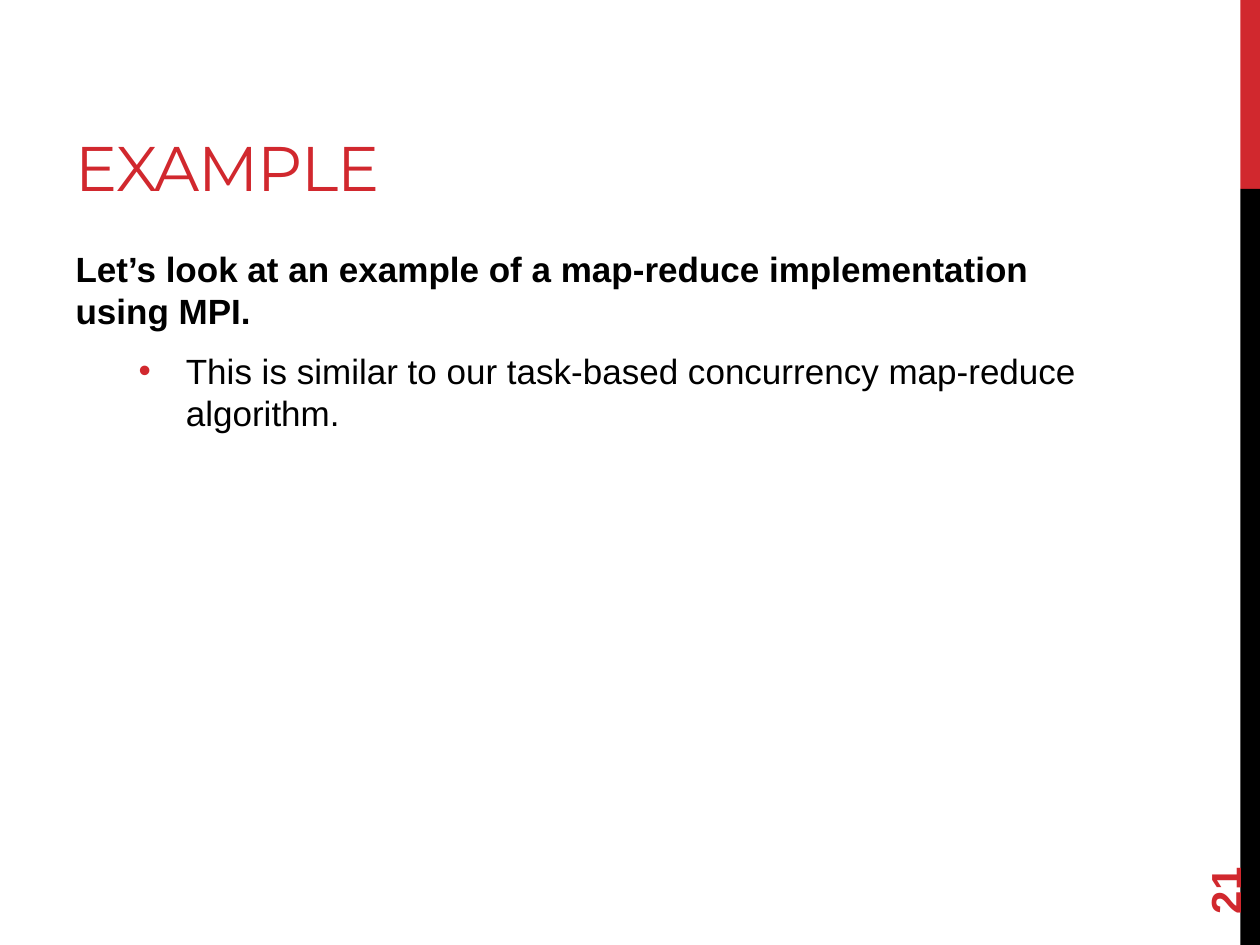
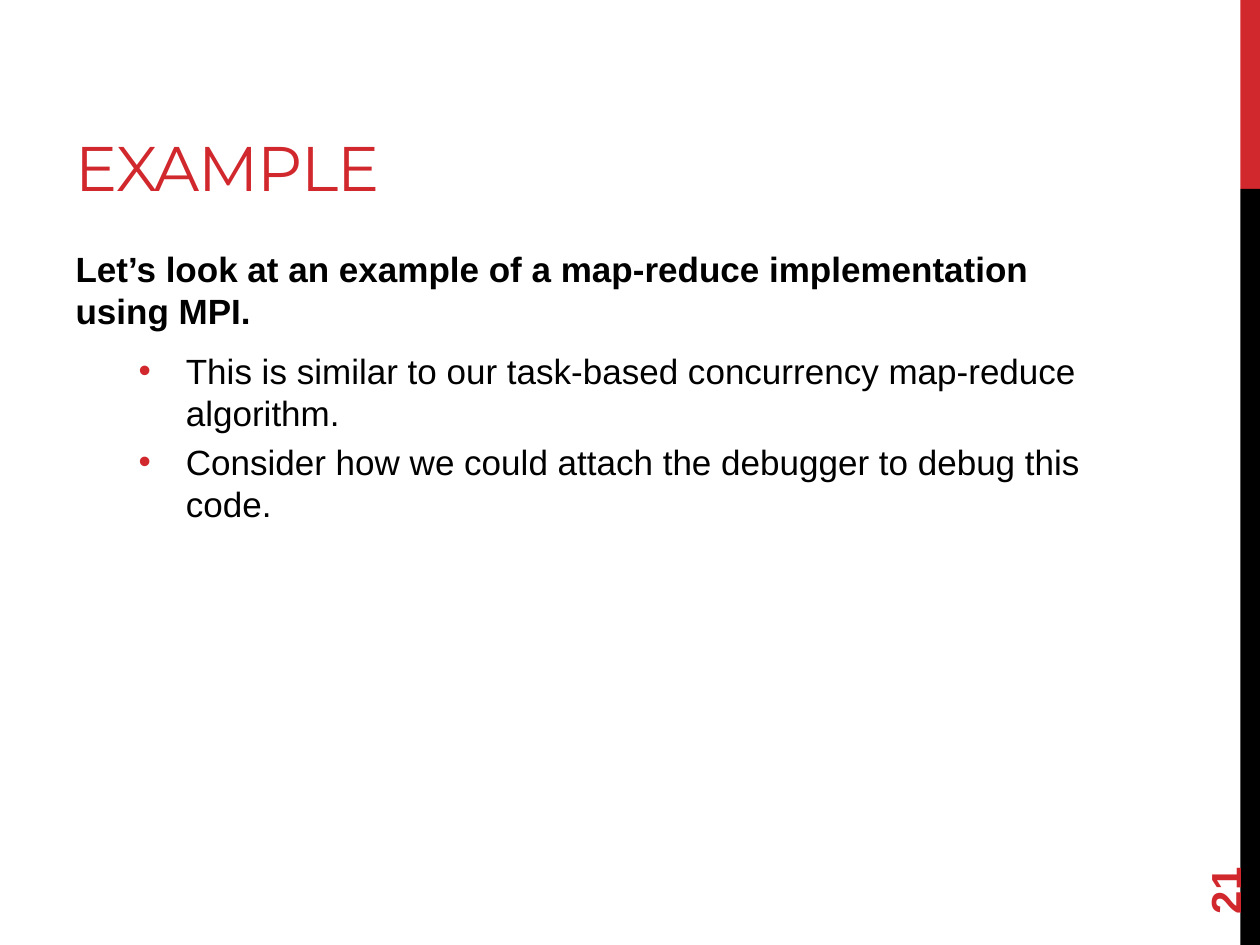
Before and after one commit to joshpeterson/DevelopingConcurrentSoftware, a slide deck: slide 21 of Lectures/Introduction to MPI/Introduction to MPI.pptx. Drawn at 1260x945 pixels with LibreOffice and Linux fonts; fonts in the diff are those of the drawing. Boxes give left, top, right and bottom in pixels: in the first picture for what was removed or moved away, otherwise in the second. Text is boxed around its words. In the diff, an @@ line names an element or a change of style, - is before the commit and + after.

```diff
--- a/Lectures/Introduction to MPI/Introduction to MPI.pptx
+++ b/Lectures/Introduction to MPI/Introduction to MPI.pptx
@@ text at [186,449,1079,518]: paragraph added @@
+  • Consider how we could attach the debugger to debug this code.
```
Also in this commit, not shown: 3 other slides changed, 1 slide removed.
